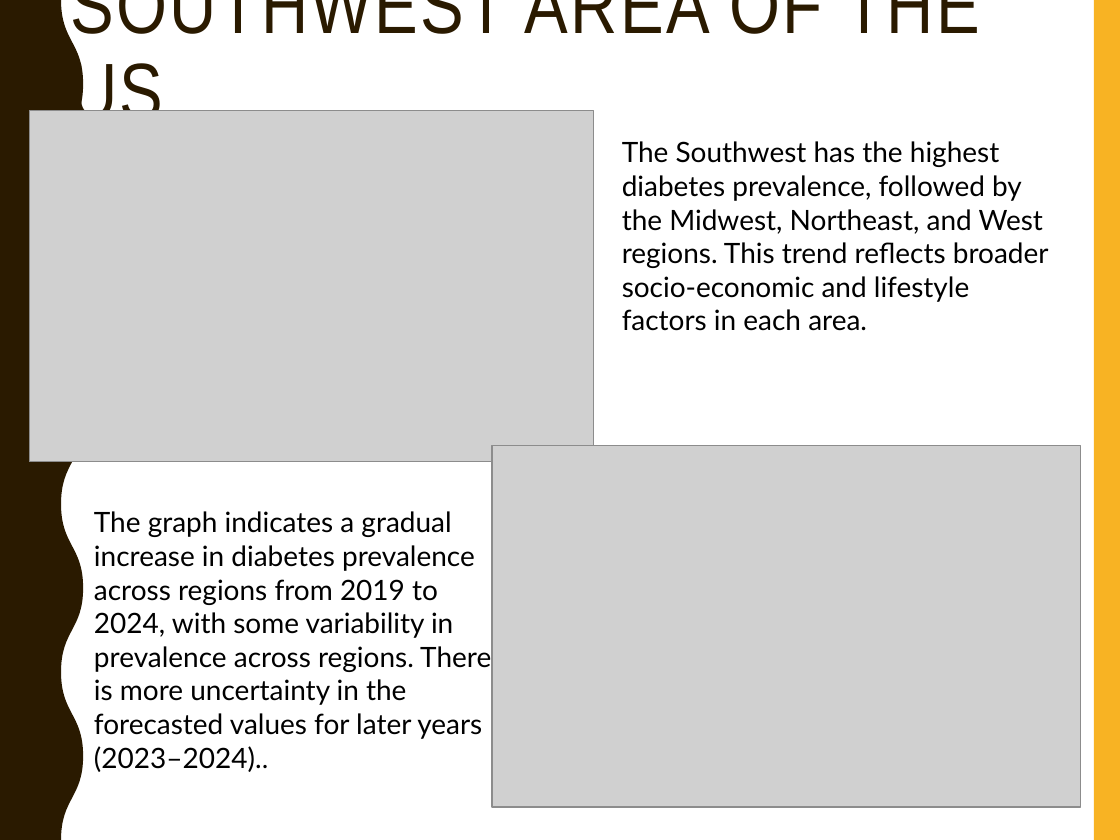
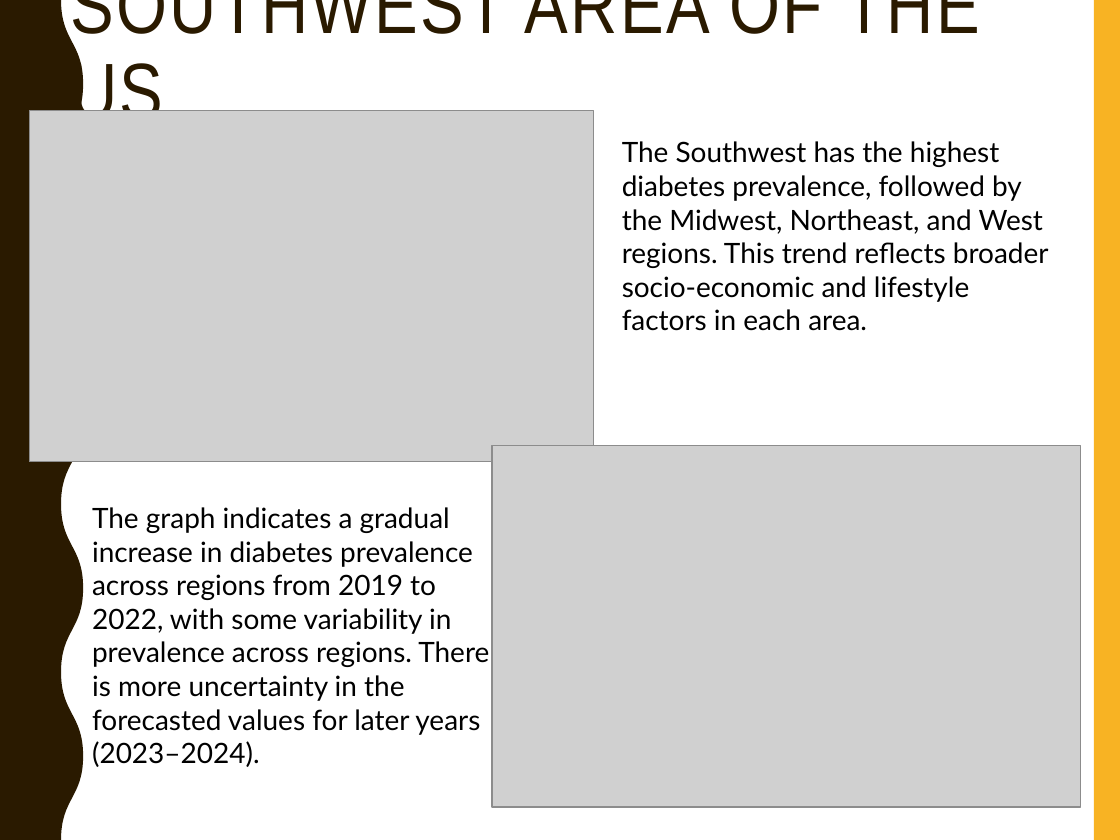
Before and after one commit to jjmccarty/project1_diabetes_outcomes, a slide deck: slide 6 of Diabetes_Environment_Presentation [Autosaved].pptx. Drawn at 1120x840 pixels with LibreOffice and Linux fonts; fonts in the diff are those of the drawing; grey boxes stand for pictures. Boxes give left, top, right and bottom in pixels: in the first picture for what was removed or moved away, otherwise in the second. Text is boxed around its words. In the diff, an @@ line names an element or a change of style, - is before the commit and + after.

```diff
--- a/Diabetes_Environment_Presentation [Autosaved].pptx
+++ b/Diabetes_Environment_Presentation [Autosaved].pptx
@@ text at bbox=[92, 507, 489, 735]: text changed @@
-The graph indicates a gradual increase in diabetes prevalence across regions from 2019 to 2024, with some variability in prevalence across regions. There is more uncertainty in the forecasted values for later years (2023–2024)..
+The graph indicates a gradual increase in diabetes prevalence across regions from 2019 to 2022, with some variability in prevalence across regions. There is more uncertainty in the forecasted values for later years (2023–2024).
```
Also in this commit, not shown: 2 other slides changed.
